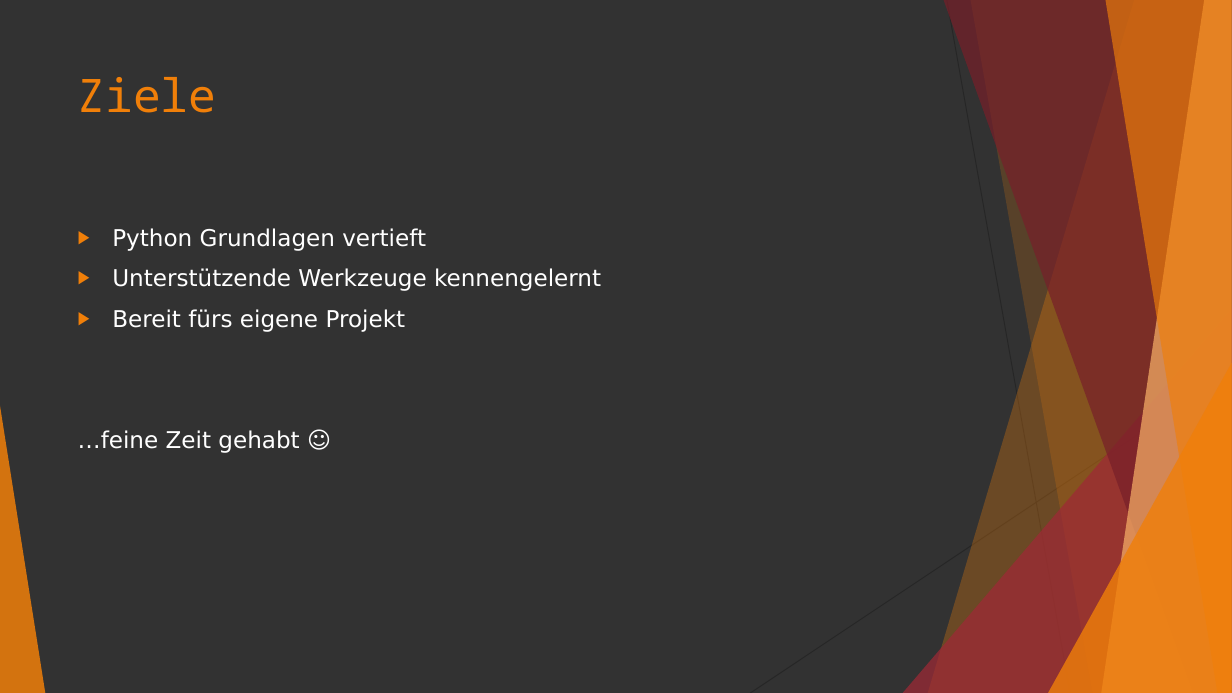
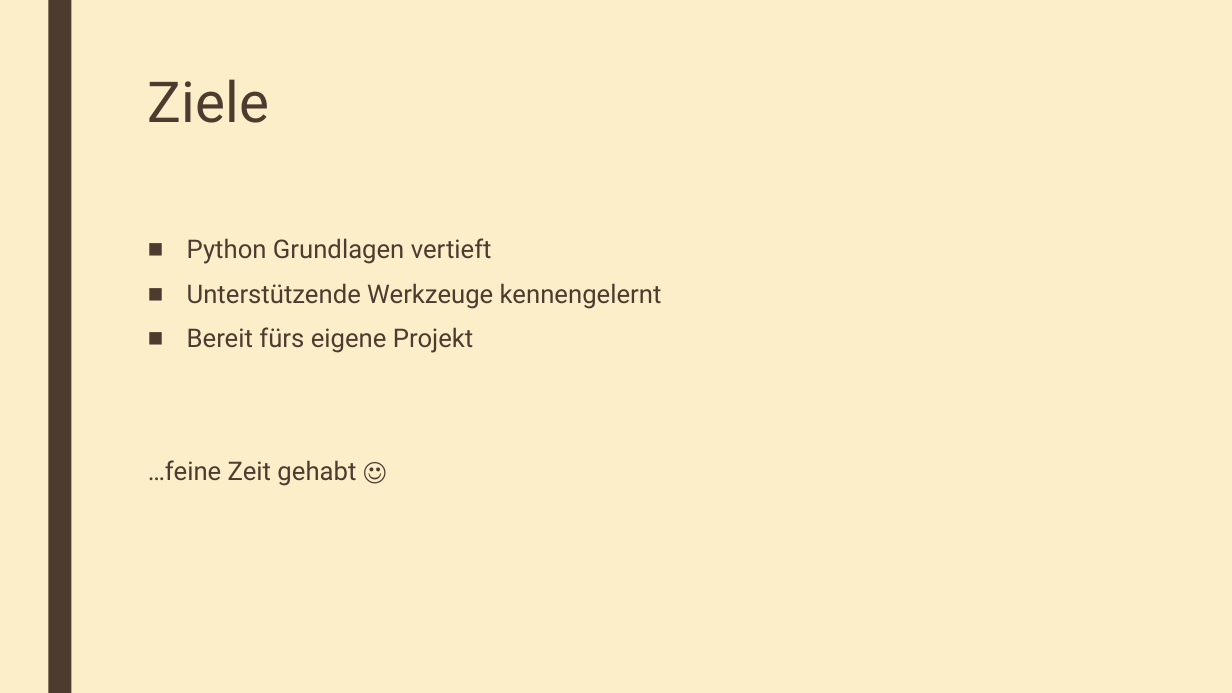
Before and after one commit to advocd/Workshop-Microbit-Python, a slide deck: slide 4 of internal/slides/Python-Workshop.pptx. Drawn at 1232x693 pixels with LibreOffice and Linux fonts; fonts in the diff are those of the drawing. Boxes give left, top, right and bottom in pixels: in the first picture for what was removed or moved away, otherwise in the second. Text is boxed around its words. In the diff, an @@ line names an element or a change of style, - is before the commit and + after.

```diff
--- a/internal/slides/Python-Workshop.pptx
+++ b/internal/slides/Python-Workshop.pptx
@@ background #323232 to #FBEEC9 @@
@@ rectangle added at [48,0,71,693], fill #4E3B30 @@
@@ title "Ziele": place and size @@
-title "Ziele" at [78,77,217,113]
+title "Ziele" at [148,79,269,123]
@@ title "Ziele" at [148,79,269,123]: size 36 to 44 pt, font Noto Sans Mono to Roboto, text colour #F07F09 to #4E3B30; line spacing 1 to 0.89 @@
@@ text "Python Grundlagen vertieft": place and size @@
-text "Python Grundlagen vertieft" at [78,228,601,453]
+text "Python Grundlagen vertieft" at [148,238,662,486]
@@ text "Python Grundlagen vertieft" at [148,238,662,486]: size 18 to 20 pt, font DejaVu Sans to Roboto, text colour #FFFFFF to #4E3B30; bullet ▶ to ■; line spacing 1 to 0.94; more space between paragraphs @@
@@ group removed at [0,0,1232,693]: 5 freeform shapes, 3 triangles, 2 lines @@
```
Also in this commit, not shown: 7 other slides changed, 15 other files.
